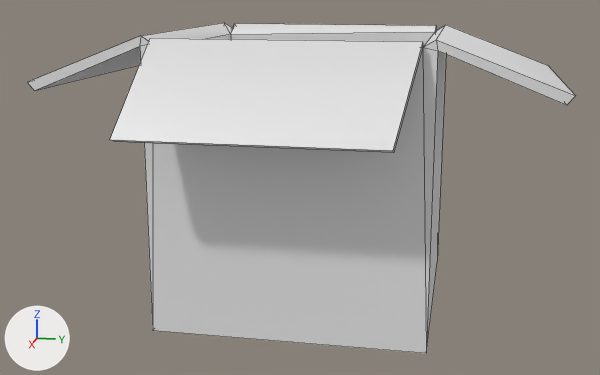
Renders of the FBX model Assets/Imported Assets/CardboardBoxesSet/Models/modified_cardboard_inward_flap.fbx from each side of a commit.
The view is the same before and after, from a camera (50 mm lens) standing at (2.843, 0.53, 1.101) and looking at (-0.052, -0.049, 0.377). Arrows for +X, +Y and +Z are at lower left; the lights stay in place. Mesh edges are drawn as thin lines. Where no turn or scale is listed for an object, it has been applied to the vertices.

Objects in the first picture: 'cardboardBox_02'.
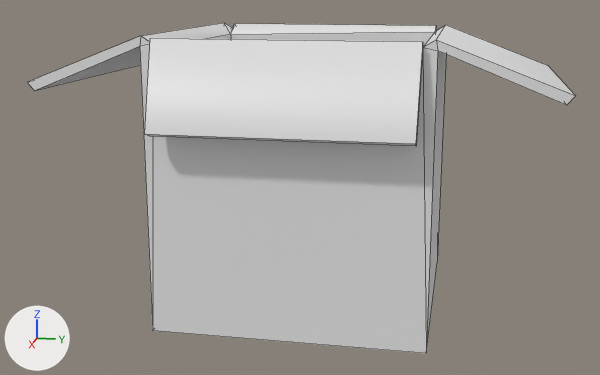
Commit message: Fixed cardboard

What differs and where, as boxes (x1, y1, x2, y2) in the pictures (600 x 375 px; the box of a moved part takes in the faces that stretch with it):
part 1 of me_cardboardbox_02, moved or reshaped: before (110, 38, 423, 153); after (145, 38, 423, 146)

Patch to the scene script:
```diff
--- a/Assets/Imported Assets/CardboardBoxesSet/Models/modified_cardboard_inward_flap.fbx.py
+++ b/Assets/Imported Assets/CardboardBoxesSet/Models/modified_cardboard_inward_flap.fbx.py
@@ me_cardboardbox_02 @@
 me_cardboardbox_02.from_pydata(...)  # 44 vertices, 50 faces; spans x -0.83..0.66, y -0.82..0.83, z -0.01..0.95
 # used by ob_cardboardbox_02; location = (0.0, 0.0, 0.0)
 # before: 12 (0.62, 0.34, 0.66) at pixel (393, 152), 13 (0.62, -0.46, 0.66) at pixel (115, 141), 16 (0.66, -0.46, 0.67) at pixel (109, 139), 19 (0.66, 0.34, 0.67) at pixel (392, 150)
+# me_cardboardbox_02 part 1
+for i in [12, 13, 16, 19]: me_cardboardbox_02.vertices[i].co += Vector((-0.13, 0.05, 0.0))
```
